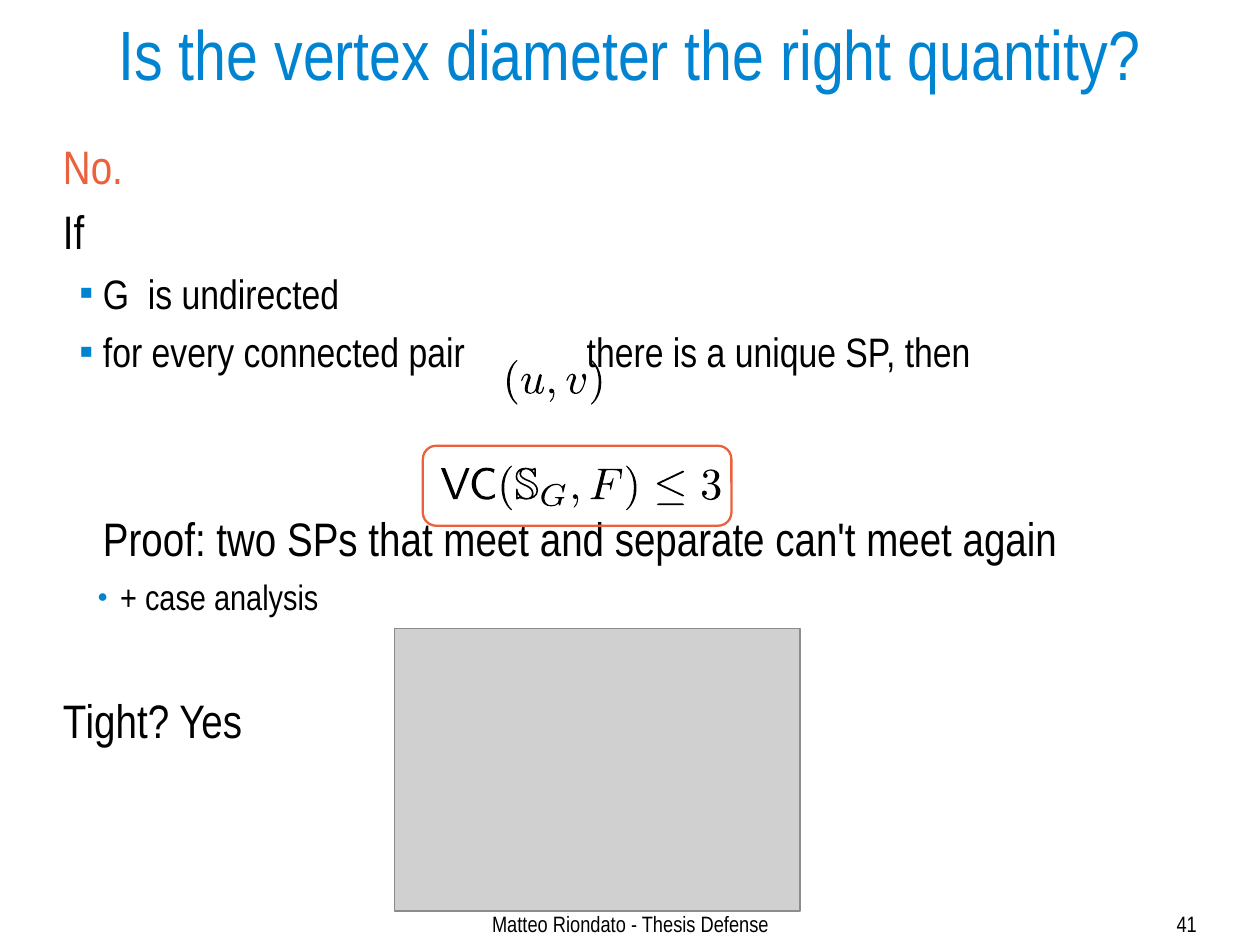
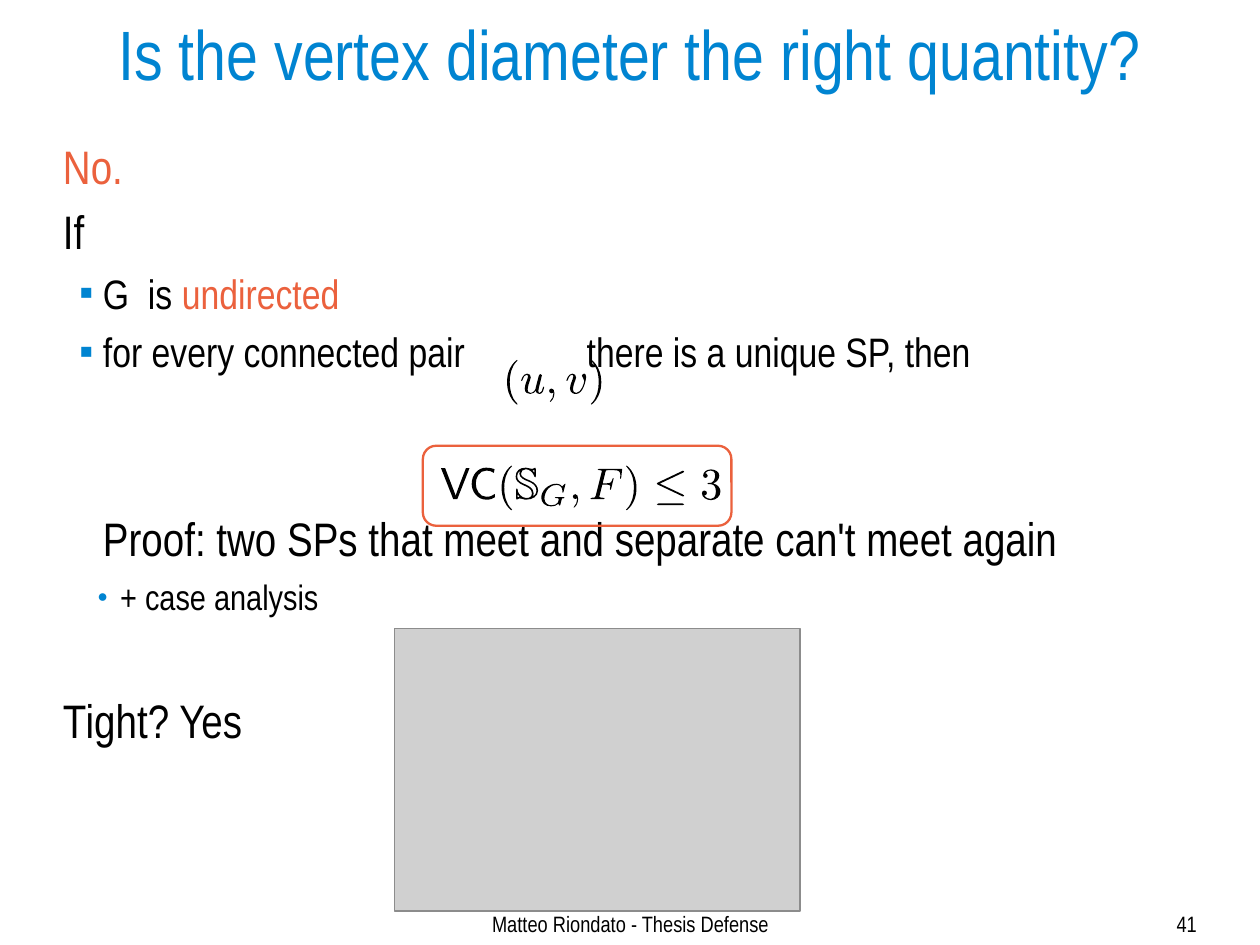
Before and after one commit to ZhizhongIsaacChen/dissertation, a slide deck: slide 41 of defense/Defense-talk.odp. Drawn at 1260x945 pixels with LibreOffice and Linux fonts; fonts in the diff are those of the drawing; grey boxes stand for pictures. Boxes give left, top, right and bottom in pixels: in the first picture for what was removed or moved away, otherwise in the second. Text is boxed around its words. In the diff, an @@ line names an element or a change of style, - is before the commit and + after.

```diff
--- a/defense/Defense-talk.odp
+++ b/defense/Defense-talk.odp
@@ text at [103,279,339,310]: text colour #000000 to #EB613D in "undirected" @@
```
Also in this commit, not shown: 28 other slides changed, 1 slide removed.
